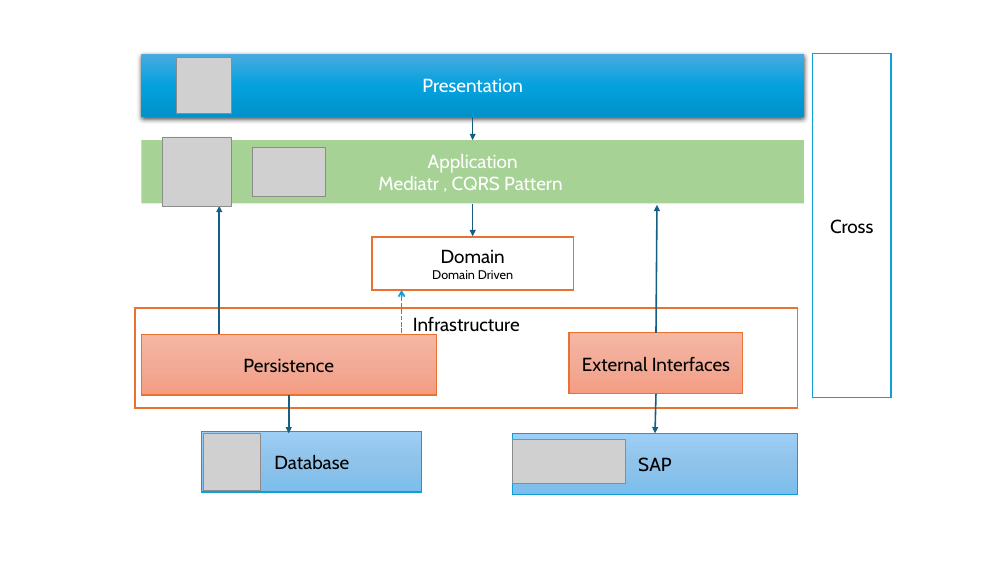
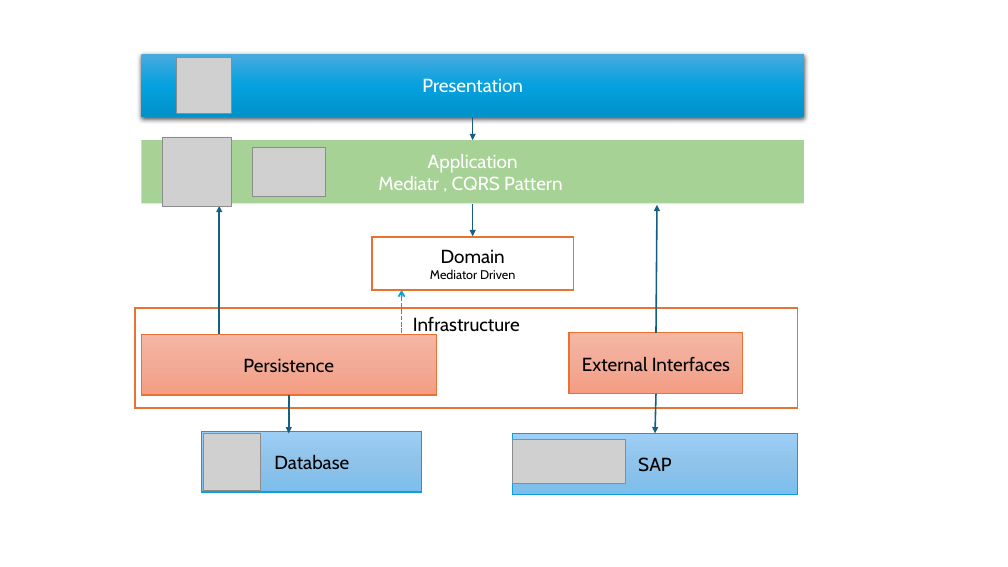
Before and after one commit to NicolasStoupy/FlexiTask, a slide deck: slide 1 of Rapports&Delivrables/Architecture.pptx. Drawn at 1008x567 pixels with LibreOffice and Linux fonts; fonts in the diff are those of the drawing; grey boxes stand for pictures. Boxes give left, top, right and bottom in pixels: in the first picture for what was removed or moved away, otherwise in the second. Text is boxed around its words. In the diff, an @@ line names an element or a change of style, - is before the commit and + after.

```diff
--- a/Rapports&Delivrables/Architecture.pptx
+++ b/Rapports&Delivrables/Architecture.pptx
@@ rectangle removed at [813, 54, 892, 398] @@
-Cross
@@ text in rectangle at [430, 249, 515, 279]: text changed @@
-Domain
-Domain Driven
+Domain
+Mediator Driven
```
Also in this commit, not shown: 2 slides added, 5 other files.
